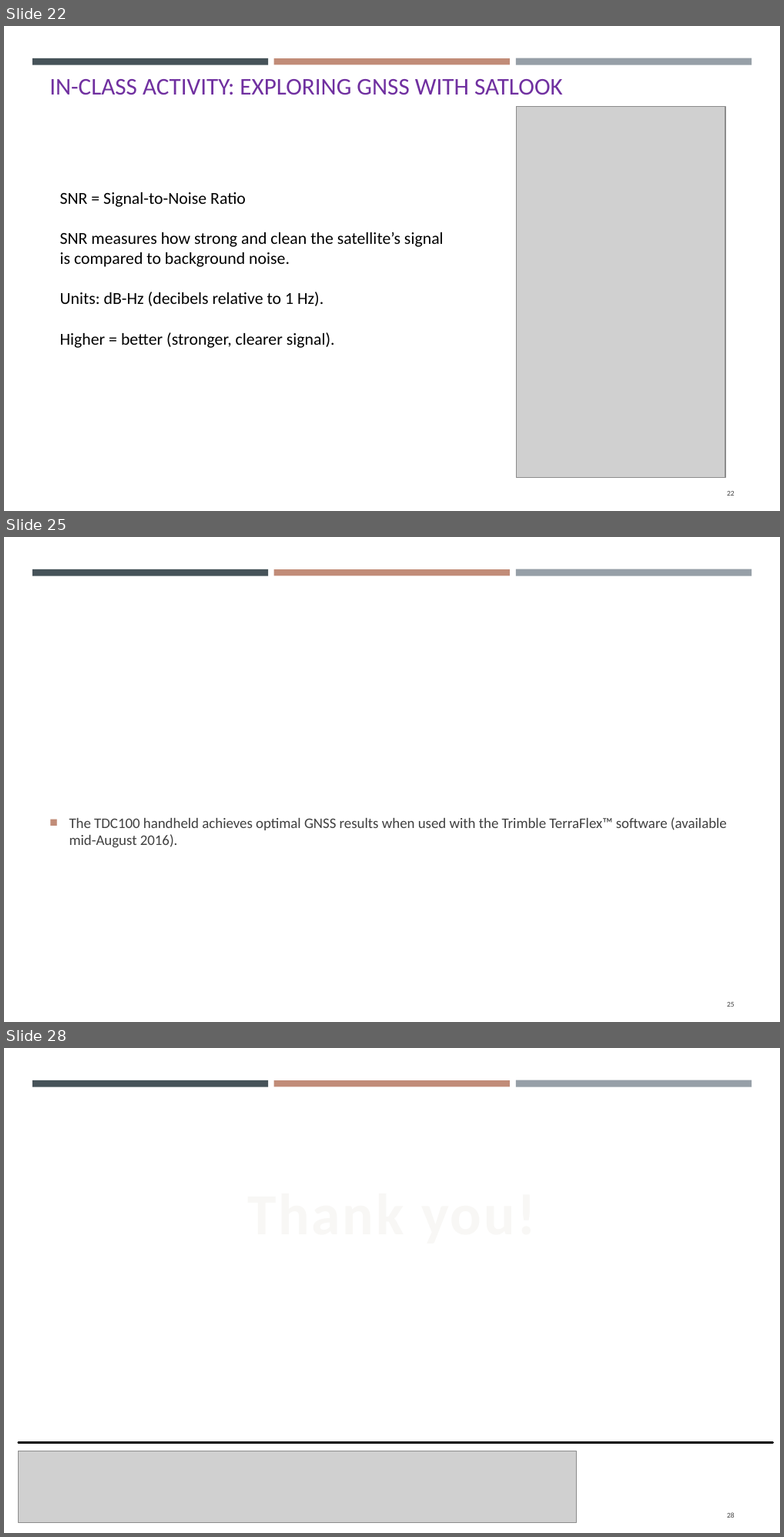
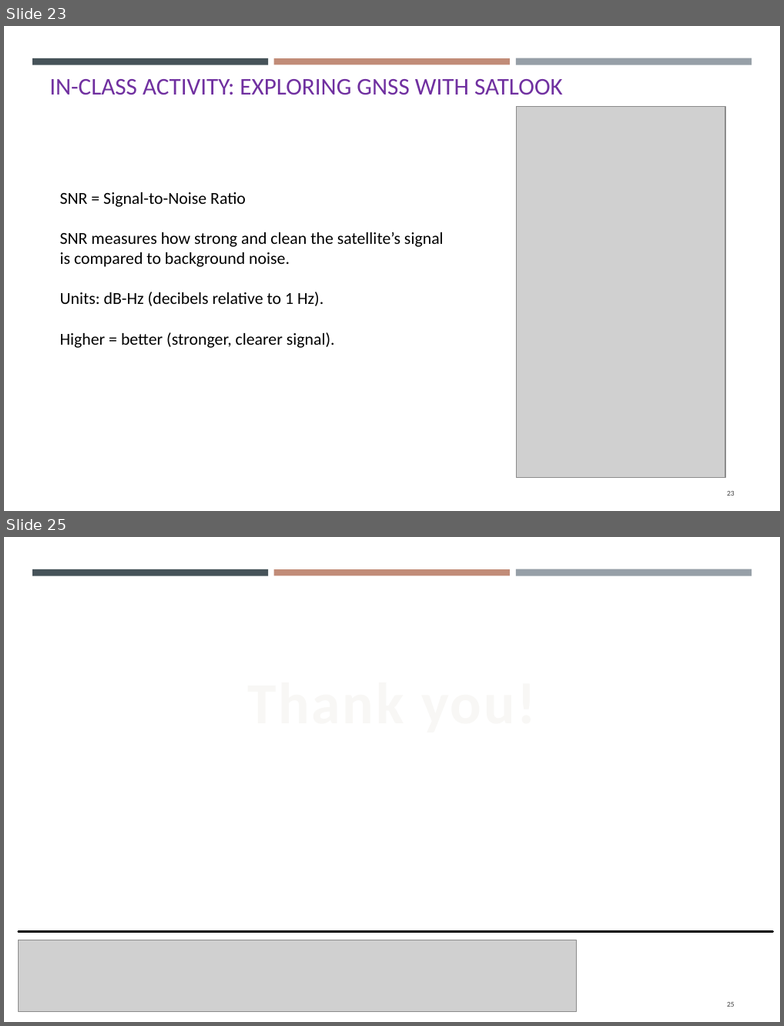
Before and after one commit to gisynw/Field_Techniques, a slide deck: docs/Lectures/Week06/Lecture05_GEOG3319_Receivers.pptx. Shown one above the other, each under a label of ours: slides 22, 25 and 28 before the commit, slides 23 and 25 after it; the slides between them are not shown. The pictures are 784x1537 and 784x1026 pixels, drawn with LibreOffice and Linux fonts; fonts in the diff are those of the drawing; grey boxes stand for pictures. Boxes give left, top, right and bottom in pixels: in the first picture for what was removed or moved away, otherwise in the second. Text is boxed around its words. In the diff, an @@ line names an element or a change of style, - is before the commit and + after.

```diff
--- a/docs/Lectures/Week06/Lecture05_GEOG3319_Receivers.pptx
+++ b/docs/Lectures/Week06/Lecture05_GEOG3319_Receivers.pptx
@@ slide 25 removed at box(4, 537, 780, 1022), background #FFFFFF; not listed: 3 template elements that a slide beside it also shows @@
@@ text removed at box(69, 817, 727, 848) @@
-■ The TDC100 handheld achieves optimal GNSS results when used with the Trimble TerraFlex™ software (available mid-August 2016).
@@ page number removed at box(727, 1002, 735, 1007) @@
-25
@@ what was slide 22 is now slide 23 @@
@@ what was slide 28 is now slide 25 @@
@@ page number at box(727, 1002, 735, 1007): text changed @@
-28
+25
```
Also in this commit, not shown: 2 slides changed, 1 slide added, 3 other slides removed, 1 other file.
